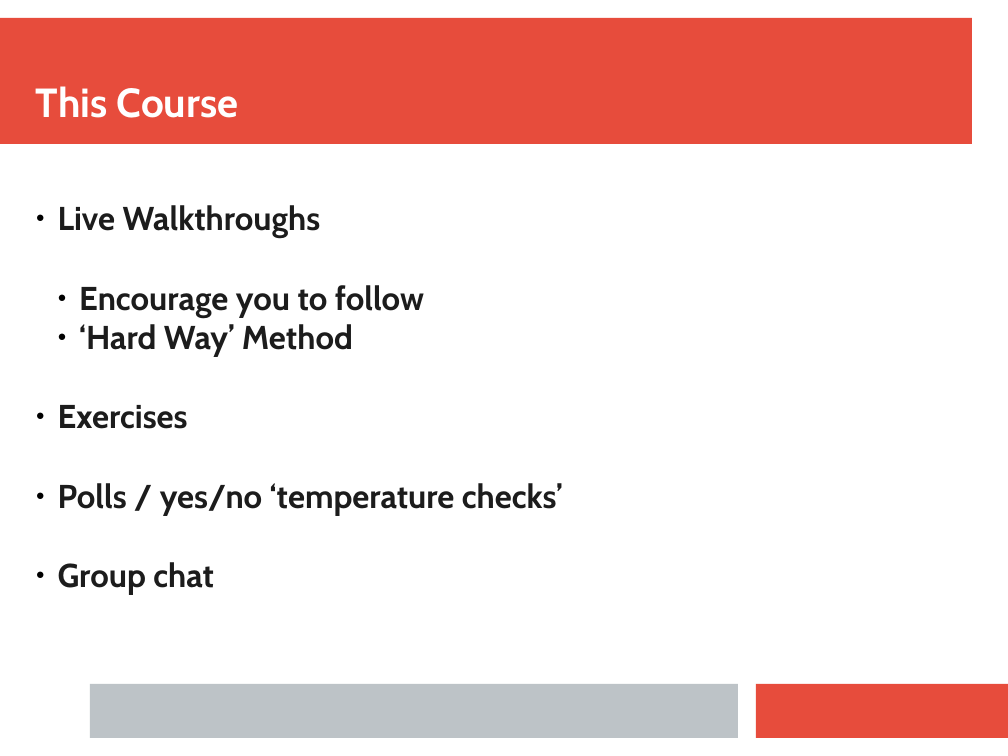
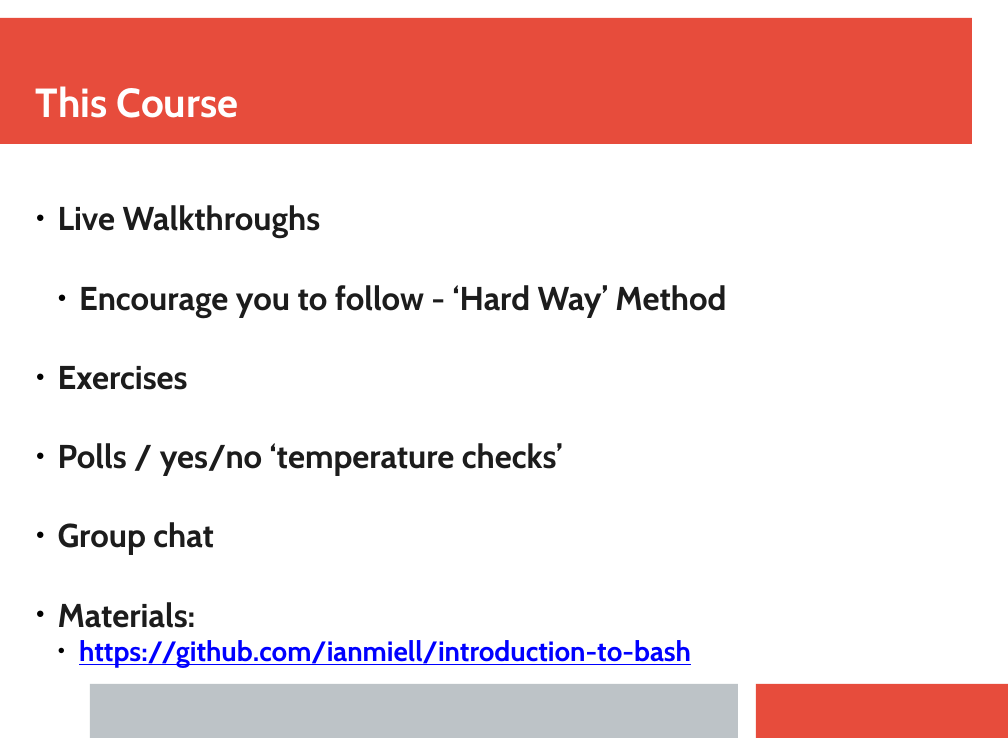
Before and after one commit to ianmiell/introduction-to-bash, a slide deck: slide 4 of slides/introduction_to_bash.pptx. Drawn at 1008x756 pixels with LibreOffice and Linux fonts; fonts in the diff are those of the drawing. Boxes give left, top, right and bottom in pixels: in the first picture for what was removed or moved away, otherwise in the second. Text is boxed around its words. In the diff, an @@ line names an element or a change of style, - is before the commit and + after.

```diff
--- a/slides/introduction_to_bash.pptx
+++ b/slides/introduction_to_bash.pptx
@@ text at [79, 285, 726, 317]: text changed @@
-  ● Encourage you to follow
-  ● ‘Hard Way’ Method
+  ● Encourage you to follow - ‘Hard Way’ Method
@@ text at [58, 602, 691, 668]: paragraphs added @@
+● Materials:
+  ● https://github.com/ianmiell/introduction-to-bash
```
Also in this commit, not shown: 3 other slides changed, 40 slides added, 1 other file.
